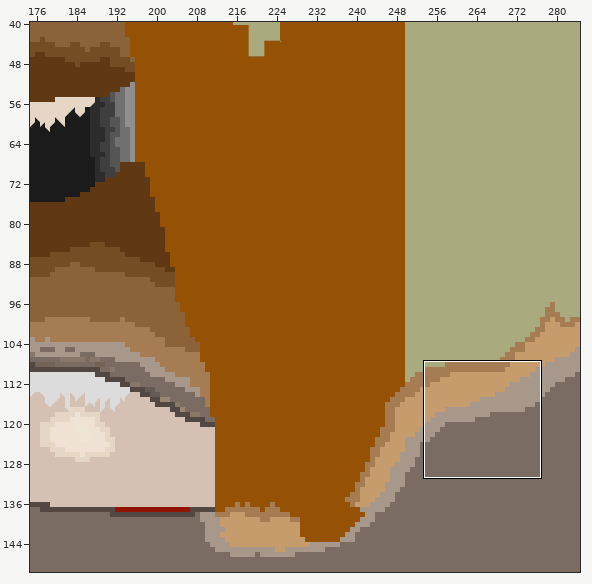
One commit to this Tiled map: data/map/level1.tmx. The first picture is a wide view before the edit; the outline marks the close-up.
Close-up. Before:
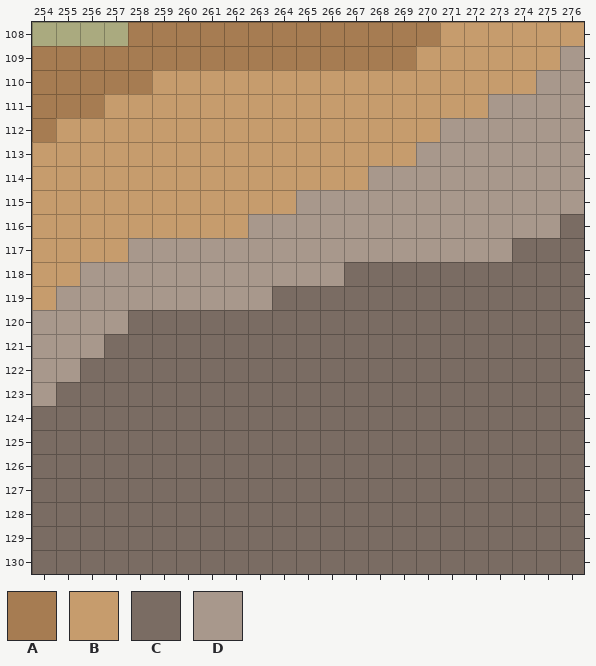
Cells are 16x16 px. Shown: x 254..276, y 108..130. The commit also changed other parts of the map, which this record leaves out.
Key: from "assets_world_brown": A 24, B 29; from "assets_world_brown-grey": C 19, D 34.
_ is an empty cell, # one hidden under a higher layer.
Layer "layer_02" before, first column x 254:
113 _########
114 #########
115 #########
116 #########
117 ###BD####
118 ##_DDD###
119 ___DDD###
120 ___D_____
121 _________
122 _________
123 _________
124 _________
Layer "layer_01" before, first column x 254:
108 ____AA#____##AAAABB
109 AAAAA_#____##AAABBB
110 AAAAA_#____###BBBBB
111 AAABB_#____##BBBBBB
112 ABBBB_#____##BBBBDD
113 BBBBB_#_____#BBBDDD
114 BBBBB_#_____#####DD
115 BBBBB_#_____####DDD
116 BBBBB_#########DDDD
117 BBB__D#######DDDDDD
118 BBD___#####_#_#CCCC
119 BDD___#___###_##CCC
120 DDD_CC#######_CCCCC
121 DDDCCC#####_#######
122 DDCCCC#############
123 DCCCCC#############
124 CCCCCC############C
125 CCCCCC############C
126 CCCCCCCCCCC######CC
Layer "forground" before, first column x 254:
108 ______AAAAAAA________
109 _____AAAAAAAA________
110 _____BBBBBBBBB_______
111 _____BBBBBBBB________
112 _____BBBBBBBB________
113 _____BBBBBBBB________
114 _____BBBBBBBBBDDD____
115 _____BBBBBBDDDDD_____
116 _____BBBBDDDDDD______
117 ______DDDDDDD________
118 ______DDDDDDDCC______
119 ______DDDDCCCCCC_____
120 ______CCCCCCCC_______
121 ______CCCCCCCCCCCCC__
122 ______CCCCCCCCCCCCC__
123 ______CCCCCCCCCCCCC__
124 ______CCCCCCCCCCCC___
125 ______CCCCCCCCCCCC___
126 ___________CCCCCC____
After:
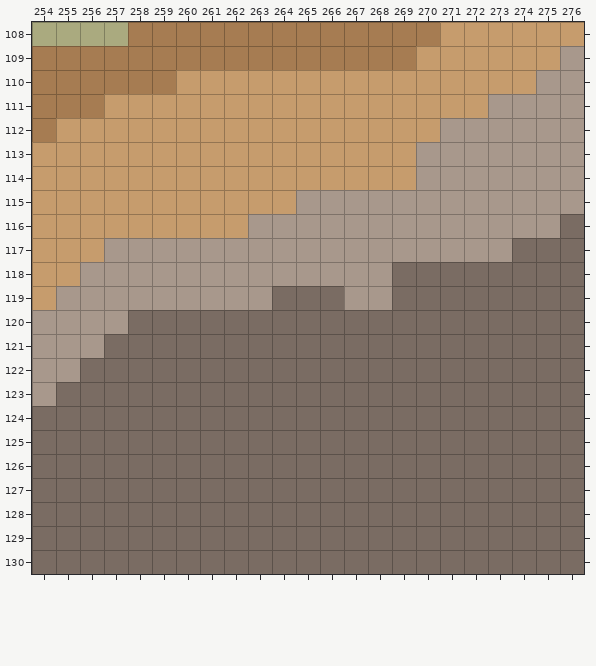
Diff:
Layer "layer_02":
Tile B is gone in row 117 at x 257.
Layer "layer_01":
Tile A is added in row 110 at x 259.
Tile D is added in row 117 at x 257; in rows 118 to 119 at x 267.
Layer "forground":
Tile B is gone in row 110 at x 259.
Tile C is gone in rows 118 to 119 at x 267 to 268.
Tile D is gone in row 114 at x 268 to 269.
